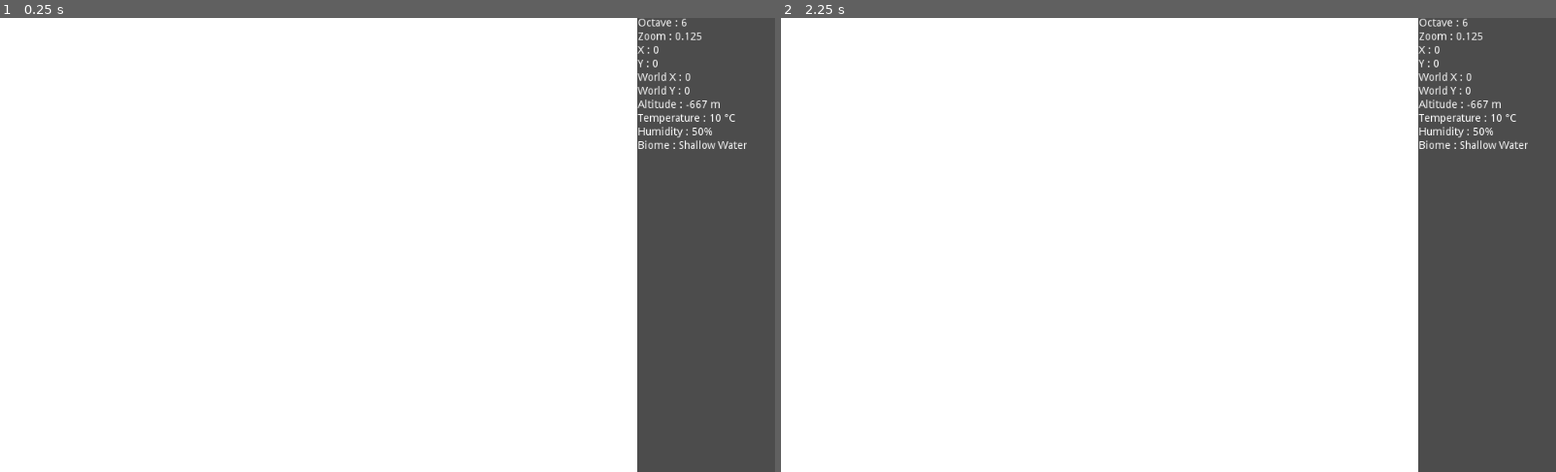
Above: before the commit, frames 1-2 (left to right).
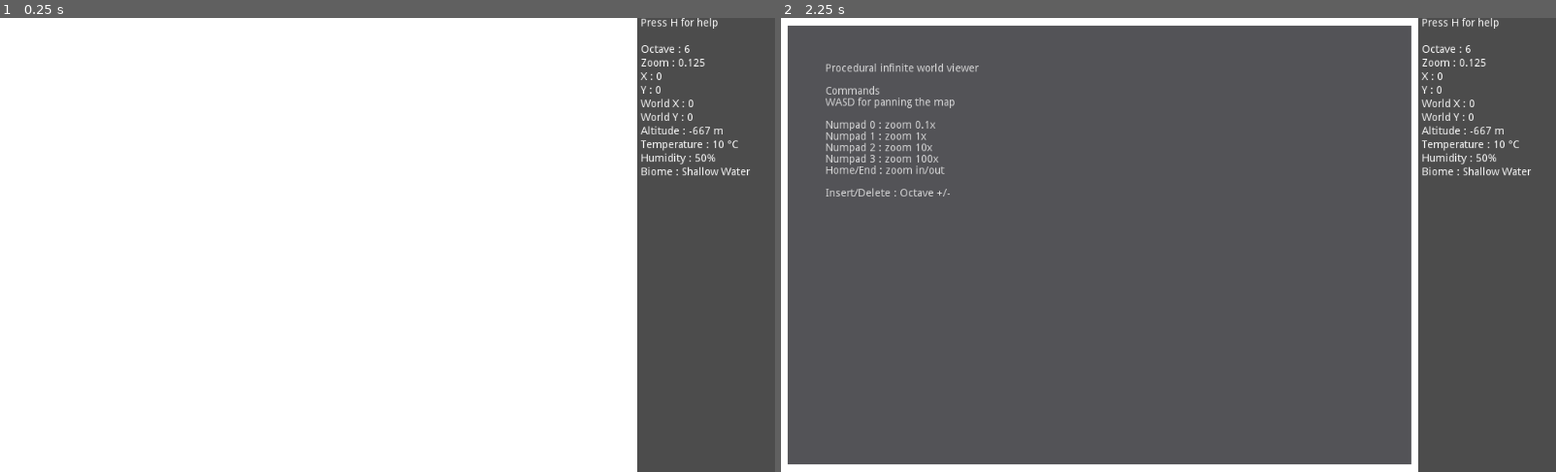
Above: after the commit, the same moments.

Repository: gokudomatic/godot-infinite-worldmap-demo
Game: Godot game, scene res://gdscript-demo/gdscript_demo.tscn
Same seed, same stepped clock (60 frames per second), same inputs: the game is played once before the commit and once after it.
Inputs:
- Up to frame 1 (0.25 s): no input
- Up to frame 2 (2.25 s): tap H at 0.5, 1.25, 2 s

The runs differ from the first frame. In frame 1, 1.1% of the frame differs, in the area x 82-97%, y 0-35%; in frame 2, 79%, in the area x 0-97%, y 0-99%.

Commit message:
added help panel

Diff:
--- /dev/null
+++ b/HelpPanel.tscn
@@ -0,0 +1,46 @@
+[gd_scene format=2]
+
+[node name="Control" type="Control"]
+anchor_right = 1.0
+anchor_bottom = 1.0
+margin_left = 10.0
+margin_top = 10.0
+margin_right = -10.0
+margin_bottom = -10.0
+
+[node name="Panel" type="Panel" parent="."]
+anchor_right = 1.0
+anchor_bottom = 1.0
+
+[node name="RichTextLabel" type="RichTextLabel" parent="."]
+anchor_right = 1.0
+anchor_bottom = 1.0
+margin_left = 50.0
+margin_top = 50.0
+margin_right = -50.0
+margin_bottom = -50.0
+bbcode_enabled = true
+bbcode_text = "[b]Procedural infinite world viewer[/b]
+
+[i]Commands[/i]
+WASD for panning the map
+
+Numpad 0 : zoom 0.1x
+Numpad 1 : zoom 1x
+Numpad 2 : zoom 10x
+Numpad 3 : zoom 100x
+Home/End : zoom in/out
+
+Insert/Delete : Octave +/-"
+text = "Procedural infinite world viewer
+
+Commands
+WASD for panning the map
+
+Numpad 0 : zoom 0.1x
+Numpad 1 : zoom 1x
+Numpad 2 : zoom 10x
+Numpad 3 : zoom 100x
+Home/End : zoom in/out
+
+Insert/Delete : Octave +/-"
--- a/gdscript-demo/gdscript_demo.tscn
+++ b/gdscript-demo/gdscript_demo.tscn
@@ -1,9 +1,12 @@
-[gd_scene load_steps=4 format=2]
+[gd_scene load_steps=5 format=2]
 
 [ext_resource path="res://gdscript-demo/viewer.gdshader" type="Shader" id=1]
+[ext_resource path="res://HelpPanel.tscn" type="PackedScene" id=2]
 
 [sub_resource type="GDScript" id=6]
 script/source = "extends Control
+
+var help=preload(\"res://HelpPanel.tscn\")
 
 class NoiseObject:
 	var seed_nr:int
@@ -345,6 +348,8 @@
 		update_position()
 		image_updated=true
 
+	if Input.is_action_just_pressed(\"toggle_help\"):
+		$Help.visible=not $Help.visible
 
 	if not image_updated and mode==1:
 		mode=2
@@ -448,71 +453,83 @@
 margin_right = -1.0
 
 [node name="sidebar" type="VBoxContainer" parent="."]
-anchor_left = 1.0
+anchor_left = 0.89
 anchor_right = 1.0
 anchor_bottom = 1.0
+margin_left = 96.73
 margin_right = 180.0
 
+[node name="HelpLabel" type="Label" parent="sidebar"]
+margin_right = 176.0
+margin_bottom = 31.0
+text = "Press H for help
+"
+
 [node name="OctaveLabel" type="Label" parent="sidebar"]
-margin_right = 180.0
-margin_bottom = 14.0
+margin_top = 35.0
+margin_right = 176.0
+margin_bottom = 49.0
 text = "Octave : 4"
 
 [node name="ZoomLabel" type="Label" parent="sidebar"]
-margin_top = 18.0
-margin_right = 180.0
-margin_bottom = 32.0
+margin_top = 53.0
+margin_right = 176.0
+margin_bottom = 67.0
 text = "Zoom : 1"
 
 [node name="XLabel" type="Label" parent="sidebar"]
-margin_top = 36.0
-margin_right = 180.0
-margin_bottom = 50.0
+margin_top = 71.0
+margin_right = 176.0
+margin_bottom = 85.0
 text = "X : 0"
 
 [node name="YLabel" type="Label" parent="sidebar"]
-margin_top = 54.0
-margin_right = 180.0
-margin_bottom = 68.0
+margin_top = 89.0
+margin_right = 176.0
+margin_bottom = 103.0
 text = "Y : 0"
 
 [node name="WorldXLabel" type="Label" parent="sidebar"]
-margin_top = 72.0
-margin_right = 180.0
-margin_bottom = 86.0
+margin_top = 107.0
+margin_right = 176.0
+margin_bottom = 121.0
 text = "World X : 0"
 
 [node name="WorldYLabel" type="Label" parent="sidebar"]
-margin_top = 90.0
-margin_right = 180.0
-margin_bottom = 104.0
+margin_top = 125.0
+margin_right = 176.0
+margin_bottom = 139.0
 text = "World Y : 0"
 
 [node name="AltitudeLabel" type="Label" parent="sidebar"]
-margin_top = 108.0
-margin_right = 180.0
-margin_bottom = 122.0
+margin_top = 143.0
+margin_right = 176.0
+margin_bottom = 157.0
 text = "Altitude : 0"
 
 [node name="HeatLabel" type="Label" parent="sidebar"]
-margin_top = 126.0
-margin_right = 180.0
-margin_bottom = 140.0
+margin_top = 161.0
+margin_right = 176.0
+margin_bottom = 175.0
 text = "Temperature : 0"
 
 [node name="MoistureLabel" type="Label" parent="sidebar"]
-margin_top = 144.0
-margin_right = 180.0
-margin_bottom = 158.0
+margin_top = 179.0
+margin_right = 176.0
+margin_bottom = 193.0
 text = "Humidity : 0"
 
 [node name="BiomeLabel" type="Label" parent="sidebar"]
-margin_top = 162.0
-margin_right = 180.0
-margin_bottom = 176.0
+margin_top = 197.0
+margin_right = 176.0
+margin_bottom = 211.0
 text = "Biome :"
 
 [node name="PictureBiome" type="ColorRect" parent="sidebar"]
-margin_top = 180.0
-margin_right = 180.0
-margin_bottom = 180.0
+margin_top = 215.0
+margin_right = 176.0
+margin_bottom = 215.0
+
+[node name="Help" parent="." instance=ExtResource( 2 )]
+visible = false
+modulate = Color( 1, 1, 1, 0.784314 )
--- a/project.godot
+++ b/project.godot
@@ -20,7 +20,7 @@
 
 [application]
 
-config/name="Texture Noise"
+config/name="Godot Infinite Worldmap Demo"
 run/main_scene="res://gdscript-demo/gdscript_demo.tscn"
 config/icon="res://icon.png"
 
@@ -104,6 +104,11 @@
 "events": [ Object(InputEventKey,"resource_local_to_scene":false,"resource_name":"","device":0,"alt":false,"shift":false,"control":false,"meta":false,"command":false,"pressed":false,"scancode":16777353,"physical_scancode":0,"unicode":0,"echo":false,"script":null)
  ]
 }
+toggle_help={
+"deadzone": 0.5,
+"events": [ Object(InputEventKey,"resource_local_to_scene":false,"resource_name":"","device":0,"alt":false,"shift":false,"control":false,"meta":false,"command":false,"pressed":false,"scancode":72,"physical_scancode":0,"unicode":0,"echo":false,"script":null)
+ ]
+}
 
 [physics]
 
--- a/shader-demo/shader_demo.tscn
+++ b/shader-demo/shader_demo.tscn
@@ -1,6 +1,7 @@
-[gd_scene load_steps=6 format=2]
+[gd_scene load_steps=7 format=2]
 
 [ext_resource path="res://shader-demo/Map.gdshader" type="Shader" id=1]
+[ext_resource path="res://HelpPanel.tscn" type="PackedScene" id=2]
 
 [sub_resource type="GDScript" id=3]
 script/source = "extends Control
@@ -133,6 +134,12 @@
 	noiseObj.period=noiseObj.initial_period*zoom
 	noiseTex.noise.period=noiseObj.period
 
+func update_zoom_noise():
+	update_noise(elevationNoise,elevationTex)
+	update_noise(mainElevationNoise,mainElevationTex)
+	update_noise(moistureNoise,moistureTex)
+	update_noise(heatNoise,heatTex)
+
 # Called every frame. 'delta' is the elapsed time since the previous frame.
 func _process(delta):
 	var speed=40*delta
@@ -167,18 +174,41 @@
 		elevationTex.noise.lacunarity=elevationNoise.lacunarity
 	if Input.is_action_pressed(\"periode_plus\"):
 		zoom+=0.01
-		update_noise(elevationNoise,elevationTex)
-		update_noise(mainElevationNoise,mainElevationTex)
-		update_noise(moistureNoise,moistureTex)
-		update_noise(heatNoise,heatTex)
+		update_zoom_noise()
 		update_position()
 	if Input.is_action_pressed(\"periode_minus\"):
 		zoom-=0.01
-		update_noise(elevationNoise,elevationTex)
-		update_noise(mainElevationNoise,mainElevationTex)
-		update_noise(moistureNoise,moistureTex)
-		update_noise(heatNoise,heatTex)
-		update_position()
+		update_zoom_noise()
+		update_position()
+
+	if Input.is_action_just_pressed(\"period_small\"):
+		zoom=0.1
+		elevationNoise.octaves=6
+		elevationTex.noise.octaves=elevationNoise.octaves
+		update_zoom_noise()
+		update_position()
+	if Input.is_action_just_pressed(\"period_normal\"):
+		zoom=1
+		elevationNoise.octaves=6
+		elevationTex.noise.octaves=elevationNoise.octaves
+		update_zoom_noise()
+		update_position()
+	if Input.is_action_just_pressed(\"period_large\"):
+		zoom=10
+		elevationNoise.octaves=9
+		elevationTex.noise.octaves=elevationNoise.octaves
+		update_zoom_noise()
+		update_position()
+	if Input.is_action_just_pressed(\"period_extralarge\"):
+		zoom=100
+		elevationNoise.octaves=9
+		elevationTex.noise.octaves=elevationNoise.octaves
+		update_zoom_noise()
+		update_position()
+
+
+	if Input.is_action_just_pressed(\"toggle_help\"):
+		$Help.visible=not $Help.visible
 "
 
 [sub_resource type="Gradient" id=4]
@@ -212,39 +242,51 @@
 anchor_left = 1.0
 anchor_right = 1.0
 anchor_bottom = 1.0
+margin_left = 8.0
 margin_right = 180.0
 
+[node name="HelpLabel" type="Label" parent="sidebar"]
+margin_right = 172.0
+margin_bottom = 31.0
+text = "Press H for Help
+"
+
 [node name="OctaveLabel" type="Label" parent="sidebar"]
-margin_right = 180.0
-margin_bottom = 14.0
+margin_top = 35.0
+margin_right = 172.0
+margin_bottom = 49.0
 text = "Octave : 4"
 
 [node name="ZoomLabel" type="Label" parent="sidebar"]
-margin_top = 18.0
-margin_right = 180.0
-margin_bottom = 32.0
+margin_top = 53.0
+margin_right = 172.0
+margin_bottom = 67.0
 text = "Zoom : 1"
 
 [node name="XLabel" type="Label" parent="sidebar"]
-margin_top = 36.0
-margin_right = 180.0
-margin_bottom = 50.0
+margin_top = 71.0
+margin_right = 172.0
+margin_bottom = 85.0
 text = "X : 0"
 
 [node name="YLabel" type="Label" parent="sidebar"]
-margin_top = 54.0
-margin_right = 180.0
-margin_bottom = 68.0
+margin_top = 89.0
+margin_right = 172.0
+margin_bottom = 103.0
 text = "Y : 0"
 
 [node name="WorldXLabel" type="Label" parent="sidebar"]
-margin_top = 72.0
-margin_right = 180.0
-margin_bottom = 86.0
+margin_top = 107.0
+margin_right = 172.0
+margin_bottom = 121.0
 text = "World X : 0"
 
 [node name="WorldYLabel" type="Label" parent="sidebar"]
-margin_top = 90.0
-margin_right = 180.0
-margin_bottom = 104.0
+margin_top = 125.0
+margin_right = 172.0
+margin_bottom = 139.0
 text = "World Y : 0"
+
+[node name="Help" parent="." instance=ExtResource( 2 )]
+visible = false
+modulate = Color( 1, 1, 1, 0.835294 )
